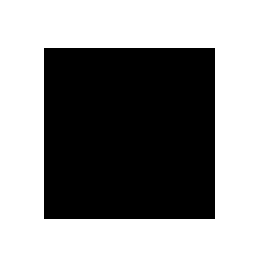
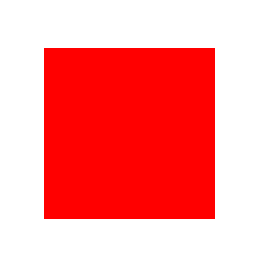
Layer changes from the first (256, 256) image to the second:
pixels changed over [44, 48, 215, 219] (layer not identified)
